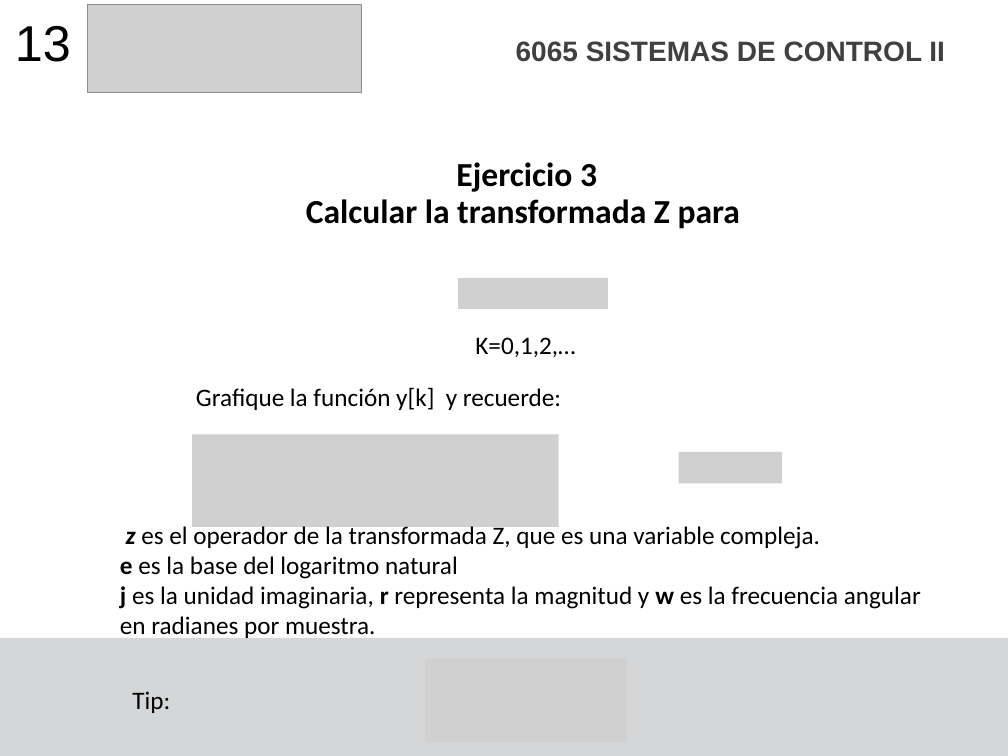
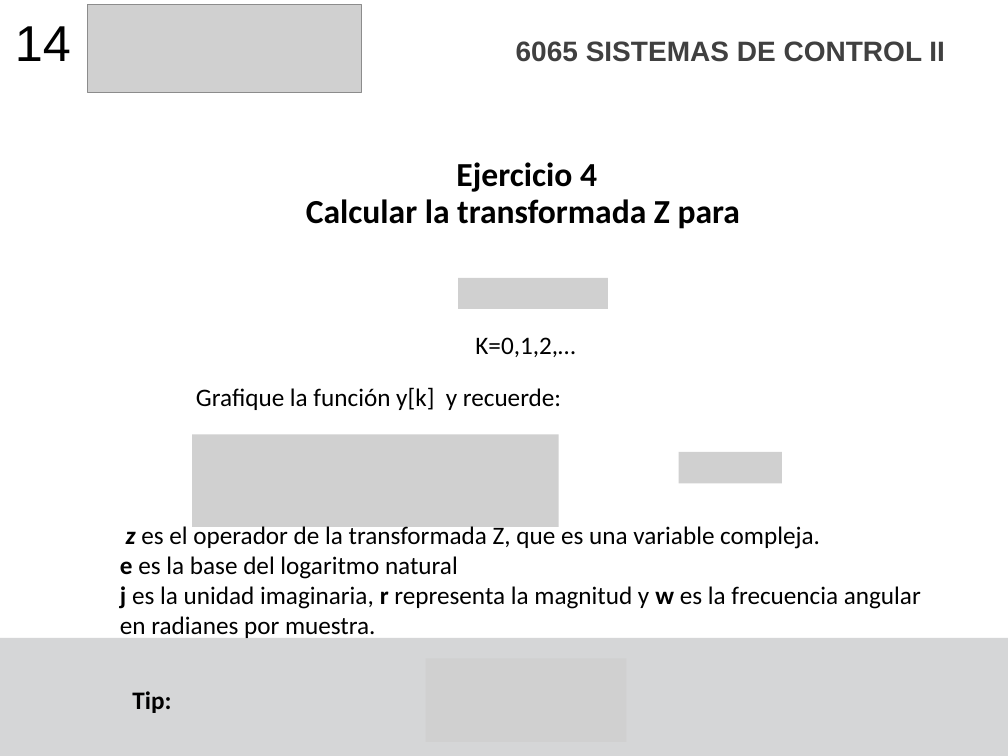
Before and after one commit to F4bian1012/Sistemas-de-Control-II---Ingenier-a-Mecatr-nica, a slide deck: slide 14 of Sesión_2/Transformada Z.pptx (slide 13 before the commit). Drawn at 1008x756 pixels with LibreOffice and Linux fonts; fonts in the diff are those of the drawing; grey boxes stand for pictures. Boxes give left, top, right and bottom in pixels: in the first picture for what was removed or moved away, otherwise in the second. Text is boxed around its words. In the diff, an @@ line names an element or a change of style, - is before the commit and + after.

```diff
--- a/Sesión_2/Transformada Z.pptx
+++ b/Sesión_2/Transformada Z.pptx
@@ text at (15,26,71,61): text changed @@
-13
+14
@@ title at (306,162,740,229): text changed @@
-Ejercicio 3
-Calcular la transformada Z para
+Ejercicio 4
+Calcular la transformada Z para
@@ text "Tip:" at (132,691,171,713): bold on @@
```
Also in this commit, not shown: 4 other slides changed, 5 other files.
